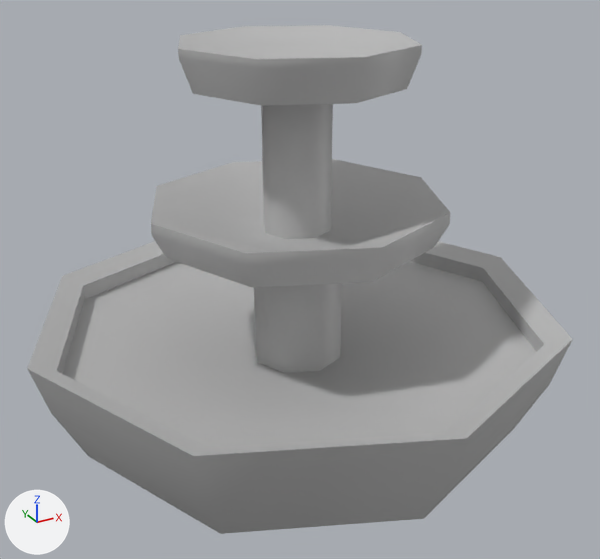
Renders of the FBX model project/Assets/Prefabs/Env_Fountain.fbx from each side of a commit.
Before and after are seen from a camera (50 mm lens) standing at (-1.177, -2.162, 1.515) and looking at (-0.019, -0.055, 0.462). Every picture has the same lights, and +X, +Y and +Z are marked at lower left. Where no turn or scale is listed for an object, it has been applied to the vertices.

Names of what the first picture shows: 'Env_Fountain'.
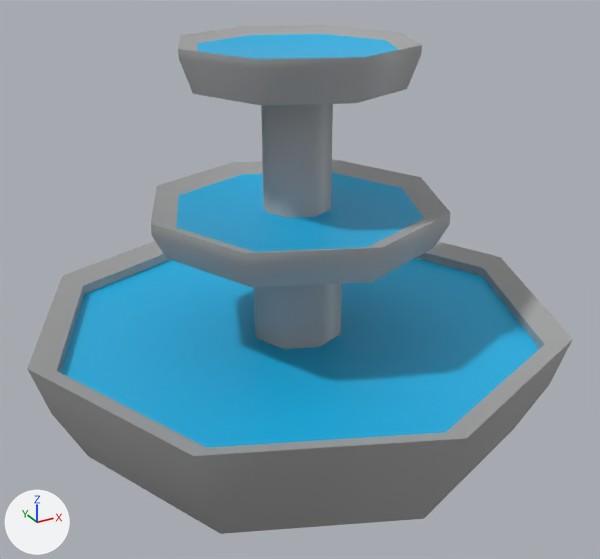
Pixel boxes (x1, y1, x2, y2) of what changed, in the pictures (600 x 559 px; the box of a moved part takes in the faces that stretch with it):
'Env_Fountain', recoloured, reshaped, surface changed: (27, 25, 573, 534) in both
part 1 of me_mesh, moved or reshaped: (57, 253, 545, 448) in both
part 2 of me_mesh, moved or reshaped: (151, 104, 450, 253) in both
part 3 of me_mesh, moved or reshaped: (178, 25, 421, 59) in both
part 4 of me_mesh, surface changed: (27, 45, 573, 534) in both

What changed in the scene script:
```text
Add img_env_fountain_diffuse_png:
    img_env_fountain_diffuse_png = load_image('Env_Fountain_Diffuse.png', 'Materials/Env_Fountain_Diffuse.png', 1024, 1024, 'sRGB')
Add mat_mat_fountain:
    mat_mat_fountain = principled_material('Mat_Fountain')
    mat_mat_fountain.texture = img_env_fountain_diffuse_png
Change me_mesh:
    where me_mesh.from_pydata(...)  # 145 vertices, 128 faces; spans x -0.86..0.86, y -0.86..0.86, z 0.0..1.19
    used by ob_env_fountain; location = (0.0, 0.0, 0.0)
    before: 24 (-0.11, 0.0, 0.62) at pixel (265, 233), 25 (-0.08, 0.08, 0.62) at pixel (263, 223), 26 (0.0, 0.11, 0.62), 27 (0.08, 0.08, 0.62), 28 (0.11, 0.0, 0.62)
    before: 29 (0.08, -0.08, 0.62) at pixel (330, 230), 30 (0.0, -0.11, 0.62) at pixel (314, 238), 31 (-0.08, -0.08, 0.62) at pixel (286, 239)
    remove me_mesh.materials.append(mat_lambert4)  # grey #bcbcbc
    me_mesh part 1: 24 of the vertices in x -0.79..0.79, y -0.79..0.79, z 0.17..0.26 are scaled about their middle by (1, 1, 0.261), then moved by (0.0, 0.0, 0.05)
    me_mesh part 2
    add for i in [*range(24, 32)]: me_mesh.vertices[i].co += Vector((0.0, 0.0, 0.07))
    me_mesh.vertices[105].co: (-0.16, 0.16, 0.62) -> (-0.28, 0.28, 0.68)  # pixel (227, 219) -> pixel (178, 195)
    me_mesh.vertices[106].co: (-0.23, 0.0, 0.62) -> (-0.4, 0.0, 0.68)  # pixel (229, 239) -> pixel (176, 227)
    me_mesh.vertices[107].co: (-0.16, -0.16, 0.62) -> (-0.28, -0.28, 0.68)  # not seen -> pixel (255, 251)
    me_mesh.vertices[108].co: (0.0, -0.23, 0.62) -> (0.0, -0.4, 0.68)  # pixel (334, 250) -> pixel (366, 247)
    me_mesh.vertices[109].co: (0.16, -0.16, 0.62) -> (0.28, -0.28, 0.68)  # pixel (369, 233) -> pixel (424, 218)
    me_mesh.vertices[110].co: (0.23, 0.0, 0.62) -> (0.4, 0.0, 0.68)  # pixel (358, 215) -> pixel (401, 187)
    me_mesh.vertices[111].co: (0.16, 0.16, 0.62) -> (0.28, 0.28, 0.68)
    me_mesh.vertices[112].co: (0.0, 0.23, 0.62) -> (0.0, 0.4, 0.68)  # pixel (263, 206) -> pixel (242, 174)
    me_mesh part 3: all 9 vertices in x -0.21..0.21, y -0.21..0.21, z 1.15 are scaled about their middle by (1.46, 1.46, 1), then moved by (0.0, 0.0, 0.02)
    me_mesh part 4: texture (UV) coordinates of 128 of 128 faces, centred in x -0.72..0.72, y -0.72..0.72, z 0.09..1.17, changed; they spanned u 0.34..0.66, v 0.31..1.0 and now span u 0.02..0.99, v 0.02..0.99
    add me_mesh.materials.append(mat_mat_fountain)  # picture img_env_fountain_diffuse_png
```
